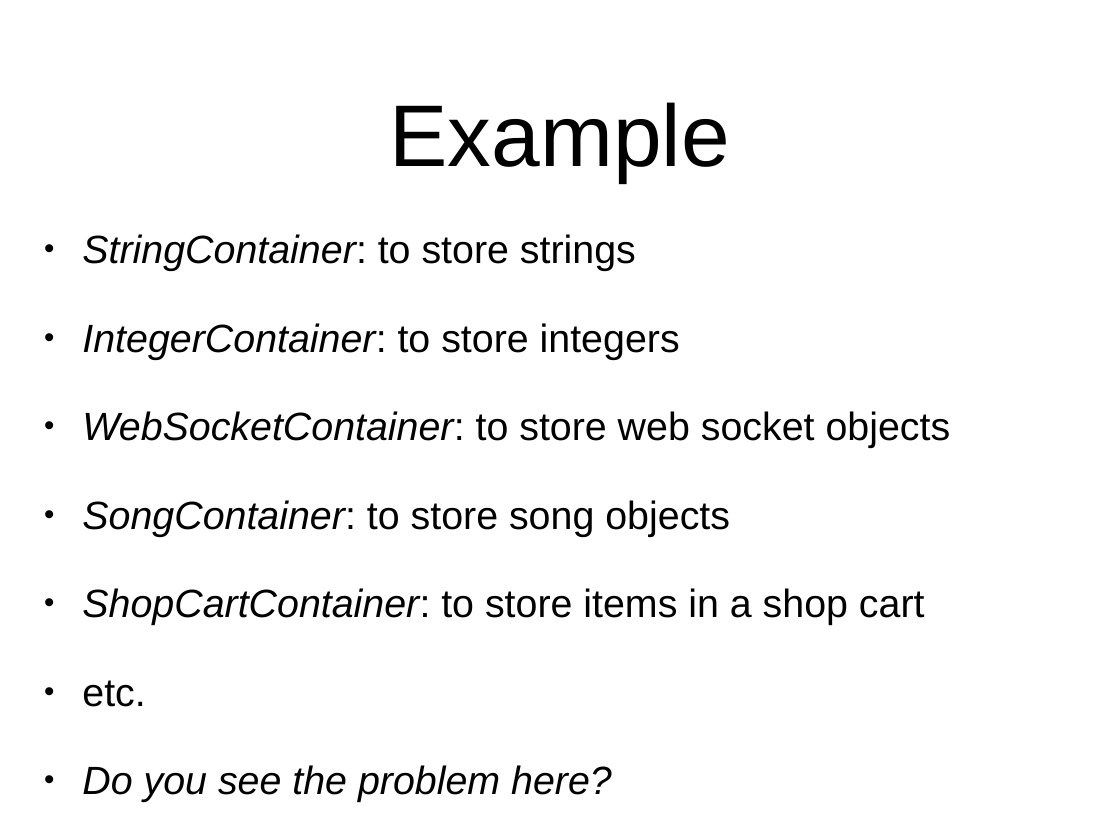
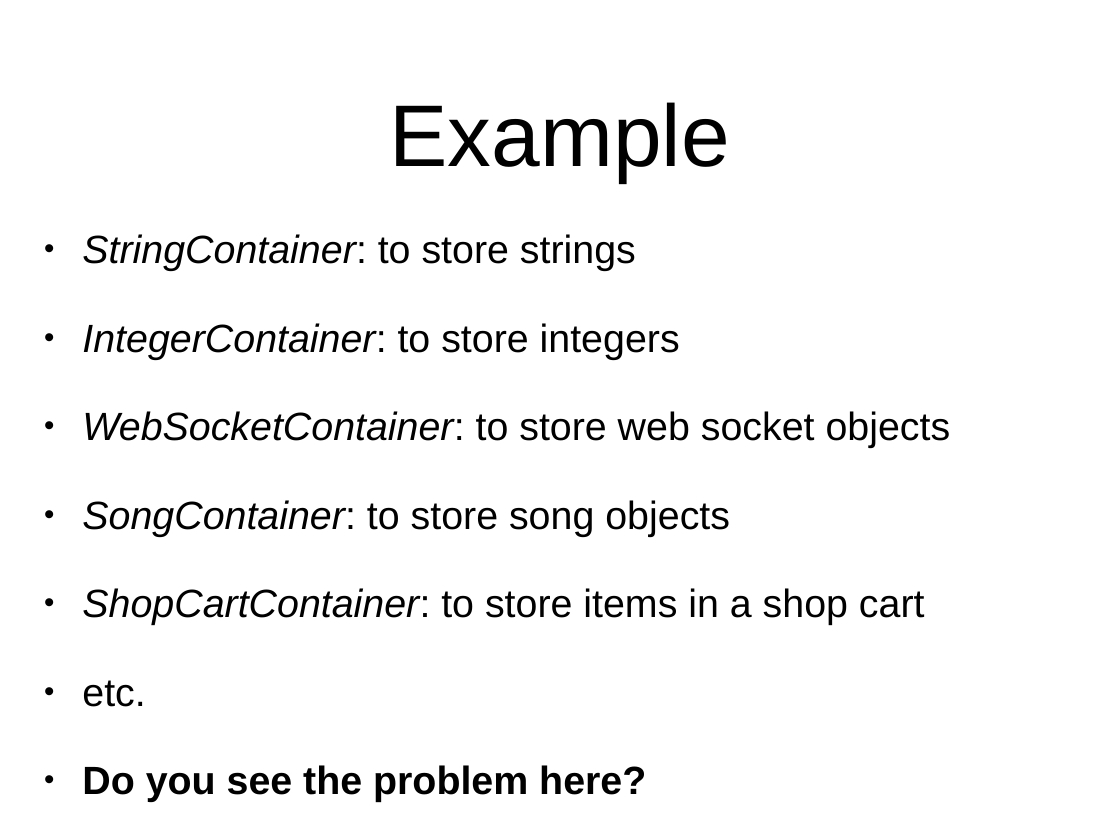
Before and after one commit to arcuri82/algorithms, a slide deck: slide 4 of docs/slides/02/02_stack_queue.pptx. Drawn at 1120x840 pixels with LibreOffice and Linux fonts; fonts in the diff are those of the drawing. Boxes give left, top, right and bottom in pixels: in the first picture for what was removed or moved away, otherwise in the second. Text is boxed around its words. In the diff, an @@ line names an element or a change of style, - is before the commit and + after.

```diff
--- a/docs/slides/02/02_stack_queue.pptx
+++ b/docs/slides/02/02_stack_queue.pptx
@@ text at (82,765,646,802): bold on, italic off in "Do you see the problem here?" @@
```
Also in this commit, not shown: 3 other slides changed, 21 slides added, 5 slides removed, 2 other files.
